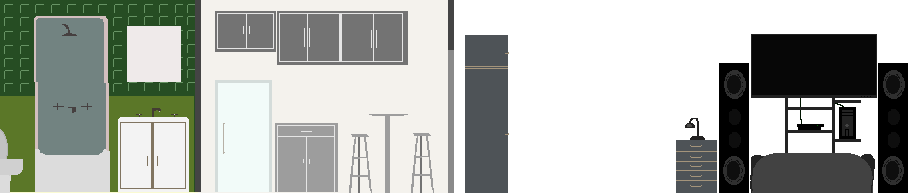
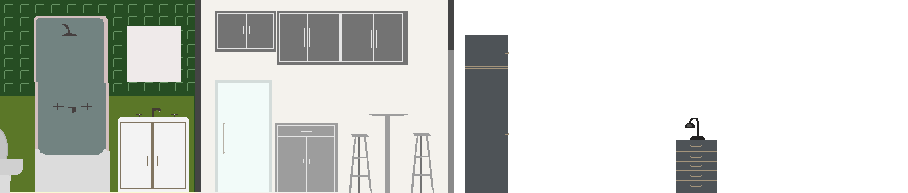
Two versions of the same layered image (908x193). Layer-by-layer changes:
hid "pc" over (x1=833, y1=100, x2=861, y2=142)
hid "consola" over (x1=785, y1=98, x2=835, y2=153)
hid "sillon" over (x1=750, y1=153, x2=875, y2=193)
hid "tv" over (x1=751, y1=34, x2=877, y2=98)
hid "parlante2" over (x1=878, y1=63, x2=908, y2=193)
hid "parlante1" over (x1=719, y1=63, x2=749, y2=193)
